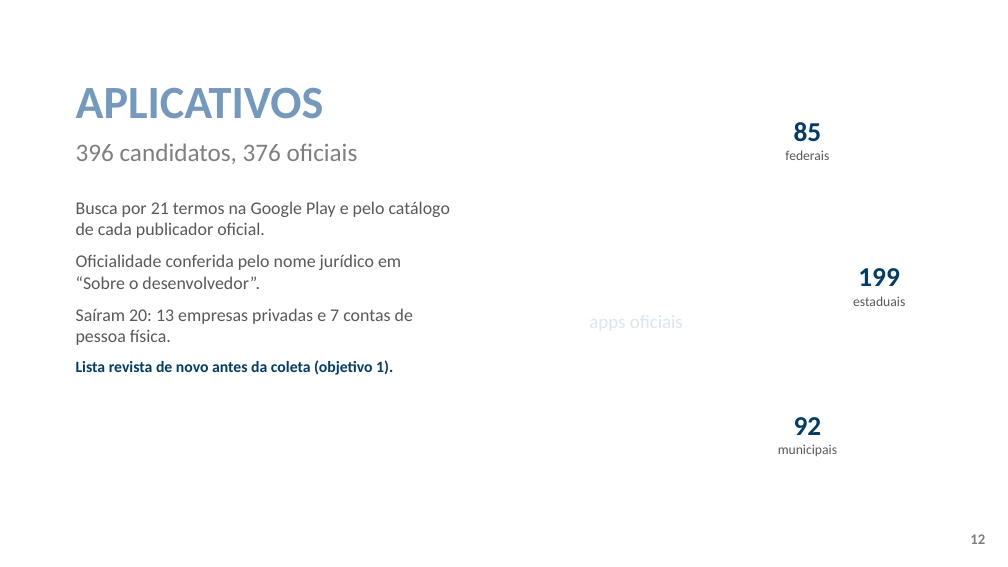
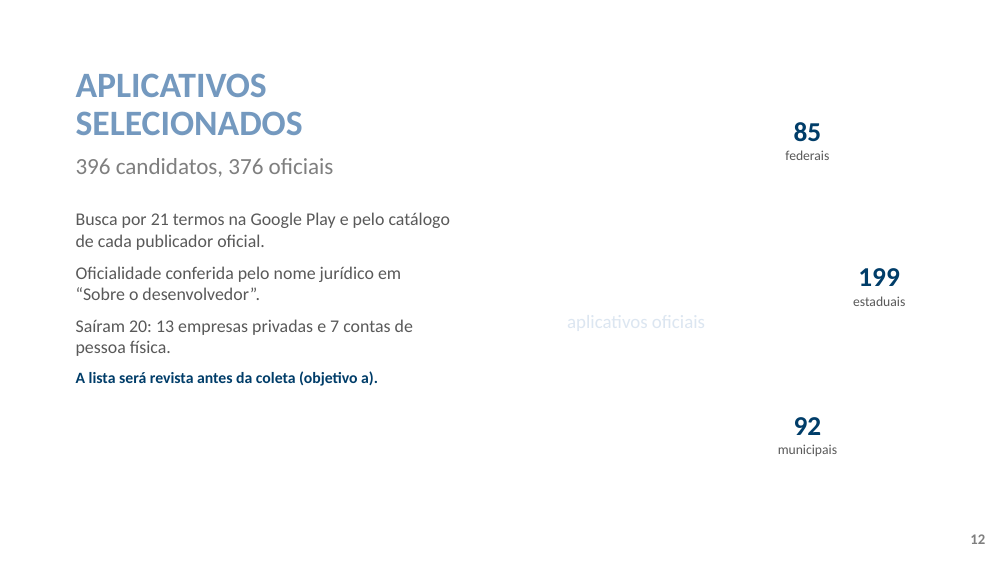
Before and after one commit to ClaudioAMF1/TCC, a slide deck: slide 12 of tcc/apresentacao/apresentacao-defesa-final.pptx. Drawn at 1008x567 pixels with LibreOffice and Linux fonts; fonts in the diff are those of the drawing; background and template pictures are left out. Boxes give left, top, right and bottom in pixels: in the first picture for what was removed or moved away, otherwise in the second. Text is boxed around its words. In the diff, an @@ line names an element or a change of style, - is before the commit and + after.

```diff
--- a/tcc/apresentacao/apresentacao-defesa-final.pptx
+++ b/tcc/apresentacao/apresentacao-defesa-final.pptx
@@ text "APLICATIVOS SELECIONADOS" at (x1=76, y1=73, x2=303, y2=135): vertical alignment top to bottom @@
@@ text at (x1=76, y1=73, x2=303, y2=135): text changed; size 44 to 34 pt @@
-APLICATIVOS
+APLICATIVOS SELECIONADOS
@@ text "396 candidatos, 376 oficiais" moved from (x1=76, y1=143, x2=358, y2=164) to (x1=76, y1=158, x2=334, y2=177) @@
@@ text "396 candidatos, 376 oficiais" at (x1=76, y1=158, x2=334, y2=177): size 24 to 22 pt @@
@@ text "Busca por 21 termos na ..." moved from (x1=76, y1=201, x2=450, y2=375) to (x1=76, y1=212, x2=450, y2=386) @@
@@ text at (x1=500, y1=216, x2=773, y2=352): text changed @@
-apps oficiais
+aplicativos oficiais
@@ text at (x1=76, y1=371, x2=378, y2=386): text changed @@
-Lista revista de novo antes da coleta (objetivo 1).
+A lista será revista antes da coleta (objetivo a).
```
Also in this commit, not shown: 21 other slides changed, 2 slides added, 10 other files.
